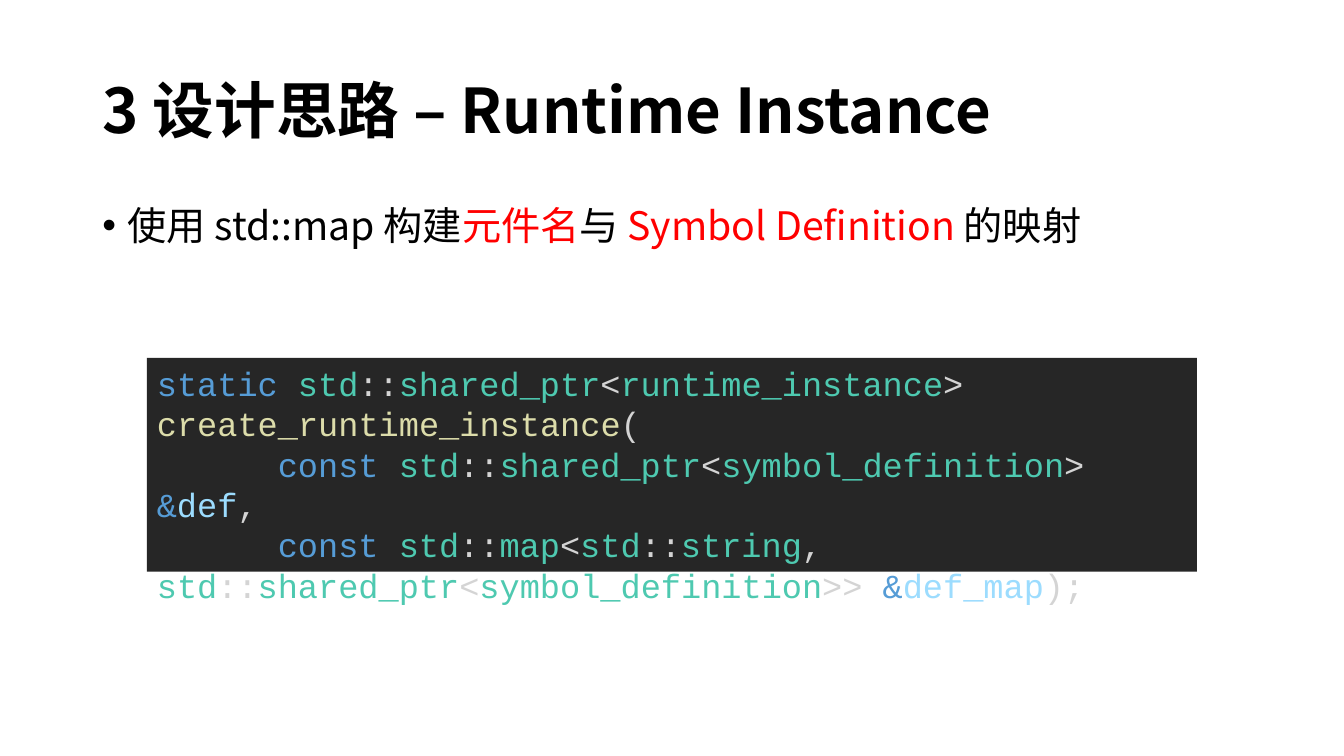
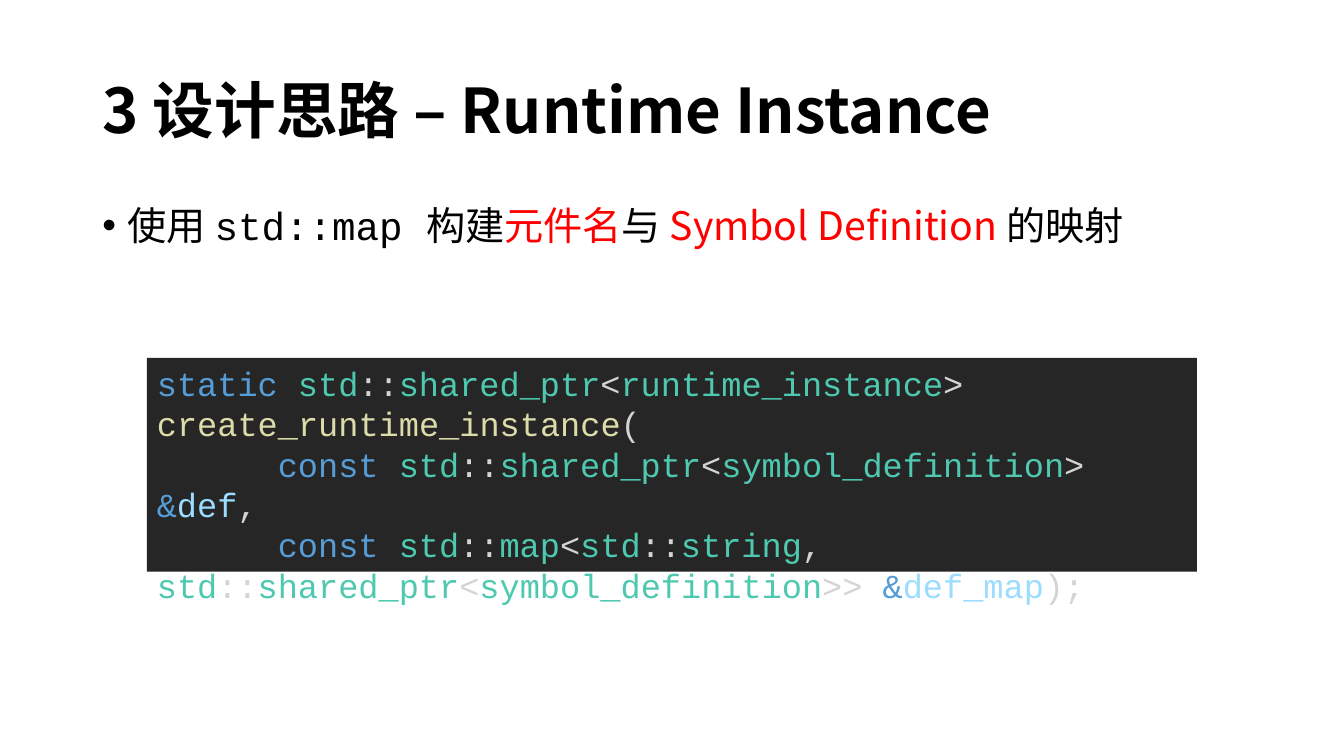
Before and after one commit to tth37/contras, a slide deck: slide 9 of doc/Contras HDL Simulator.pptx. Drawn at 1344x756 pixels with LibreOffice and Linux fonts; fonts in the diff are those of the drawing. Boxes give left, top, right and bottom in pixels: in the first picture for what was removed or moved away, otherwise in the second. Text is boxed around its words. In the diff, an @@ line names an element or a change of style, - is before the commit and + after.

```diff
--- a/doc/Contras HDL Simulator.pptx
+++ b/doc/Contras HDL Simulator.pptx
@@ text "使用 std::map 构建元件名与 Symbol Definition ..." at [128, 207, 1123, 249]: font Noto Sans CJK SC to Courier New in "std::map" @@
```
Also in this commit, not shown: 1 other slide changed, 2 slides added, 1 other file.
